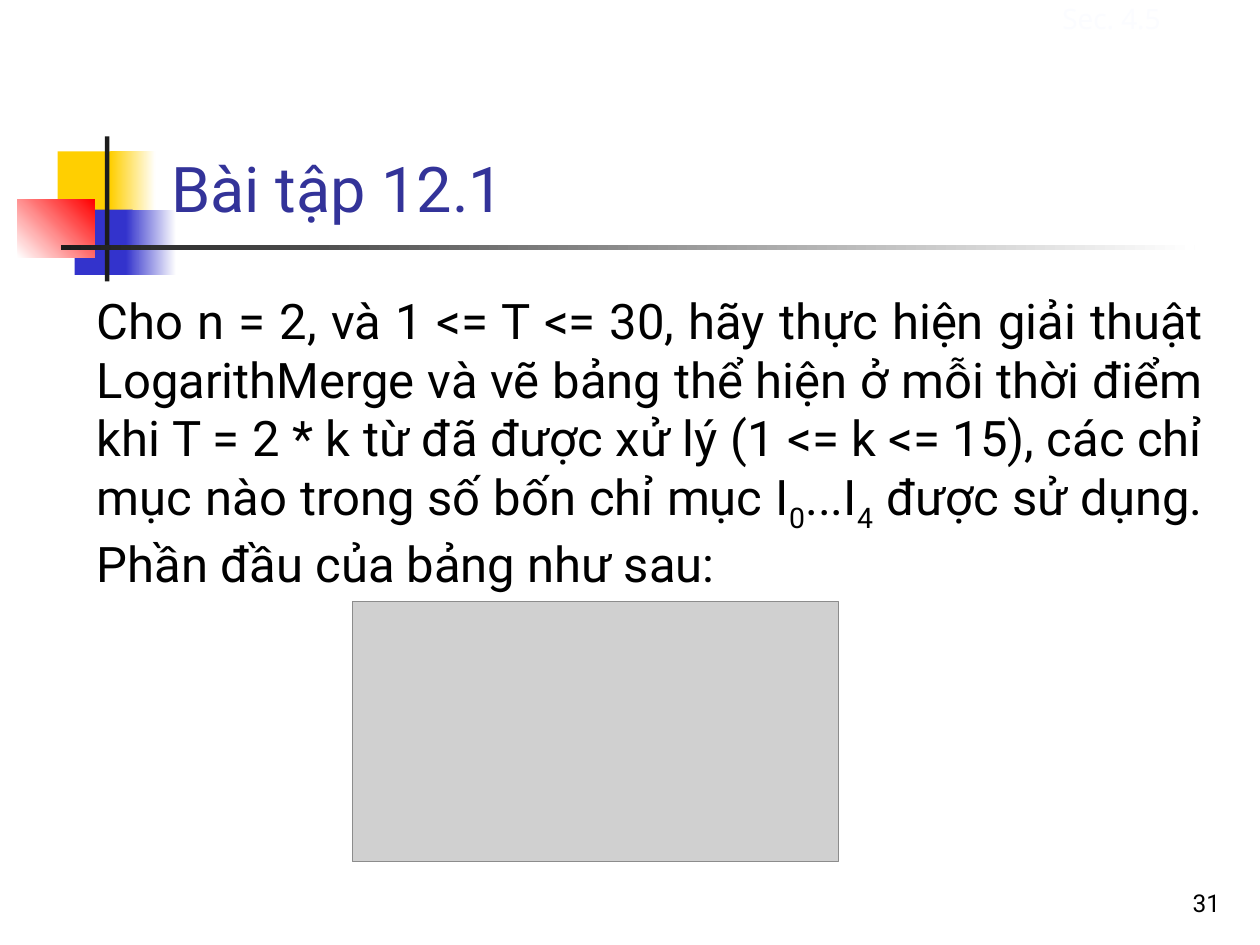
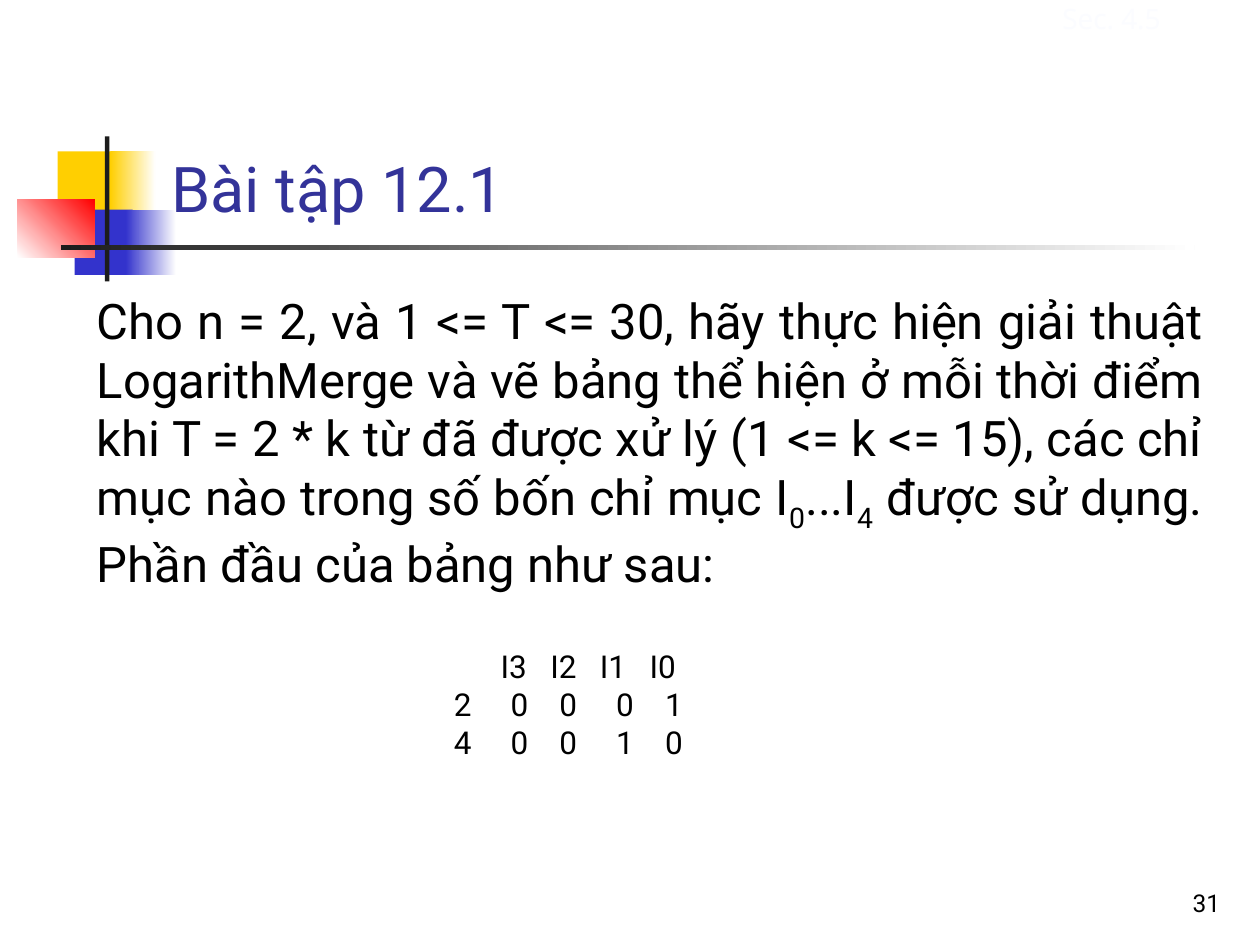
Before and after one commit to bangoc/IT4853, a slide deck: slide 31 of Bai 12 Cac phuong phap xay dung chi muc.pptx. Drawn at 1260x945 pixels with LibreOffice and Linux fonts; fonts in the diff are those of the drawing; grey boxes stand for pictures. Boxes give left, top, right and bottom in pixels: in the first picture for what was removed or moved away, otherwise in the second. Text is boxed around its words. In the diff, an @@ line names an element or a change of style, - is before the commit and + after.

```diff
--- a/Bai 12 Cac phuong phap xay dung chi muc.pptx
+++ b/Bai 12 Cac phuong phap xay dung chi muc.pptx
@@ picture removed at box(353, 601, 839, 862) @@
@@ text added at box(454, 655, 683, 755), 18 pt, text #000000 @@
+I3 I2 I1 I0
+2 0 0 0 1
+4 0 0 1 0
```
Also in this commit, not shown: 1 other slide changed, 2 other files.
